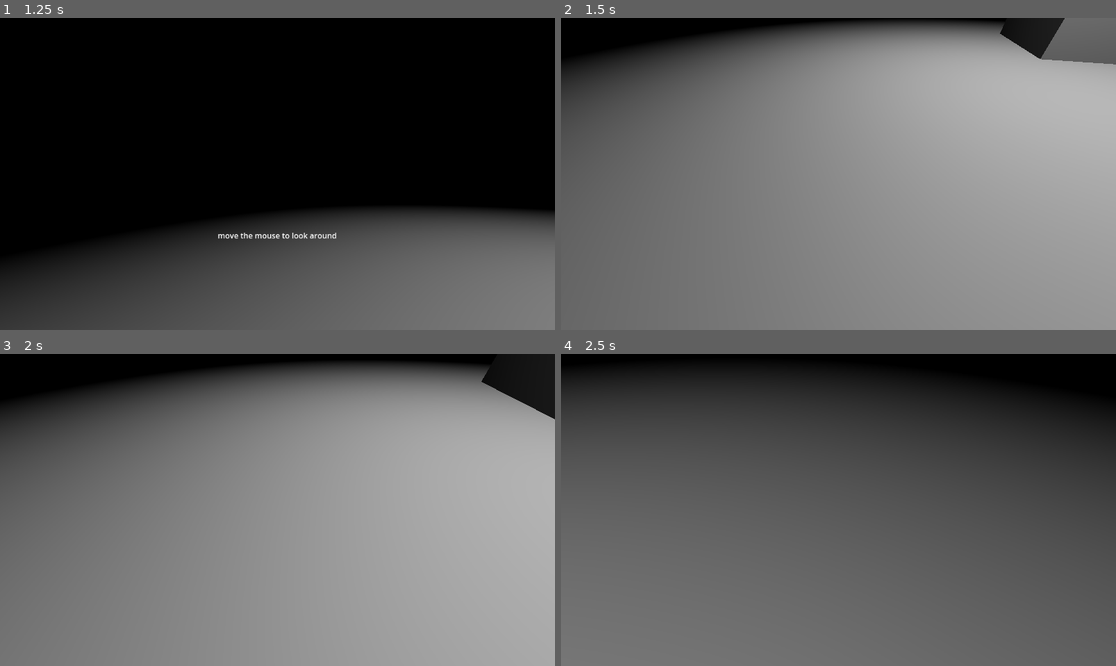
Above: before the commit, frames 1-4 (two rows, left to right).
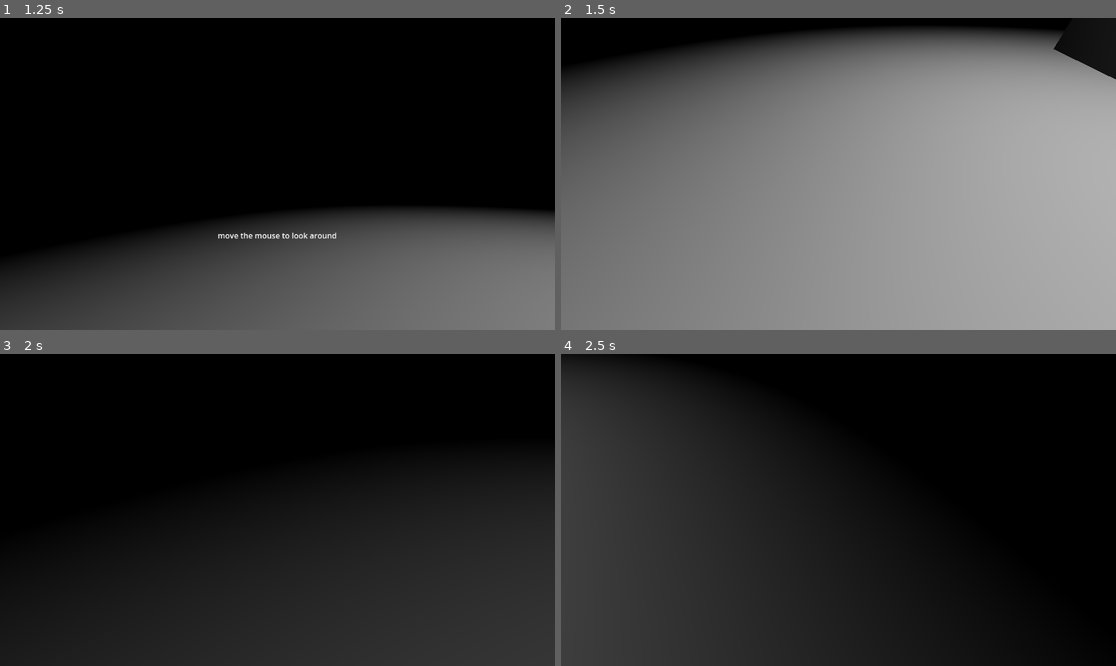
Above: after the commit, the same moments.

Repository: beForged/liminal_game
Game: Godot game, scene res://main_menu.tscn
Two runs of this game, one before a commit and one after it. Both use one fixed random seed, a clock stepped at 60 frames per second and the inputs below.
Inputs (mouse positions are in pixels of both pictures, inside the frame that each line leads up to):
- Up to frame 1 (1.25 s): click "Start" at 0.5 s
- Up to frame 2 (1.5 s): tap Enter (ui_accept) at 1.25 s; move the mouse to (866, 174) at 1.27 s; hold W (move_forward) from 1.28 s (still down); tap E at 1.35 s
- Up to frame 3 (2 s): keep holding W (move_forward); tap Enter (ui_accept) at 1.52 s
- Up to frame 4 (2.5 s): keep holding W (move_forward); move the mouse to (810, 510) at 2.02 s; tap E at 2.1 s; tap Enter (ui_accept) at 2.27 s

Frame 1 is identical in both runs. In frame 2, 13% of the frame differs, in the area x 13-100%, y 0-23%; in frame 3, 92%, in the area x 0-100%, y 2-100%; in frame 4, 85%.

Commit message:
add winstate

Diff:
--- a/Control.gd
+++ b/Control.gd
@@ -6,7 +6,7 @@
 var end = Color(1.0, 1.0, 1.0, 1.0)
 var start = Color(1.0, 1.0, 1.0, 0.0)
 
-func display_text(text, duration):
+func display_text(text):
 	var tween = get_tree().create_tween()
 	tween.tween_property(label, "self_modulate", end, 1)
 	# label.self_modulate = Color(1.0, 1.0, 1.0, lerp(0.0, 1.0, ))
--- a/mainScene.gd
+++ b/mainScene.gd
@@ -2,6 +2,7 @@
 
 @onready var hud_ui = %HUDui
 @onready var audio_stream_player_3d = %AudioStreamPlayer3D
+@onready var player = %Player
 
 var tutorial = [
 	"move the mouse to look around",
@@ -40,8 +41,11 @@
 		if event.pressed and event.keycode == KEY_E:
 			audio_stream_player_3d.play()
 
+			if player.position.distance_to(audio_stream_player_3d.position) < 10:
+				hud_ui.display_text("you win")
+
 func show_tutorial(num):
-	hud_ui.display_text(tutorial[num], 5)
+	hud_ui.display_text(tutorial[num])
 
 func hide_tutorial():
 	hud_ui.hide_text()
--- a/mainScene.tscn
+++ b/mainScene.tscn
@@ -26,8 +26,14 @@
 use_collision = true
 size = Vector3(4.5, 1.4, 1.9)
 
+[node name="Car proto2" type="CSGBox3D" parent="."]
+transform = Transform3D(1, 0, 0, 0, 1, 0, 0, 0, 1, 75.997, 0.718292, 63.18)
+use_collision = true
+size = Vector3(4.5, 1.4, 1.9)
+
 [node name="Player" parent="." instance=ExtResource("1_hbik5")]
 unique_name_in_owner = true
+speed = 20
 
 [node name="light proto" type="Node3D" parent="."]
 transform = Transform3D(1, 0, 0, 0, 1, 0, 0, 0, 1, 5.87571, 9.9, 2.90042)
@@ -43,6 +49,20 @@
 spot_range = 16.671
 spot_angle = 65.9831
 
+[node name="light proto2" type="Node3D" parent="."]
+transform = Transform3D(1, 0, 0, 0, 1, 0, 0, 0, 1, 74.4743, 9.9, 63.3942)
+
+[node name="CSGBox3D" type="CSGBox3D" parent="light proto2"]
+transform = Transform3D(1, 0, 0, 0, 1, 0, 0, 0, 1, 0, -0.361106, 0)
+material_override = SubResource("StandardMaterial3D_ixwju")
+size = Vector3(4.85788, 0.201172, 0.569336)
+
+[node name="SpotLight3D" type="SpotLight3D" parent="light proto2"]
+transform = Transform3D(1, 0, 0, 0, -4.37114e-08, 1, 0, -1, -4.37114e-08, 0, 0, 0)
+light_energy = 20.0
+spot_range = 16.671
+spot_angle = 65.9831
+
 [node name="HUDui" parent="." instance=ExtResource("2_vpbl1")]
 unique_name_in_owner = true
 
@@ -50,3 +70,4 @@
 unique_name_in_owner = true
 transform = Transform3D(1, 0, 0, 0, 1, 0, 0, 0, 1, 74, 1, 63)
 stream = ExtResource("4_s6mbl")
+max_distance = 10.0
